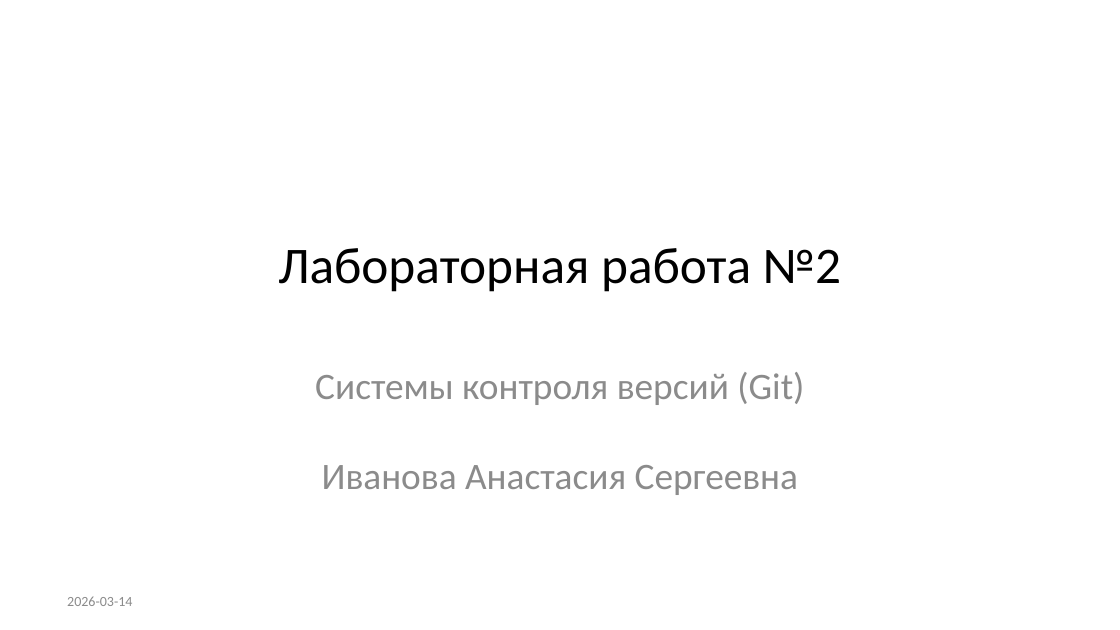
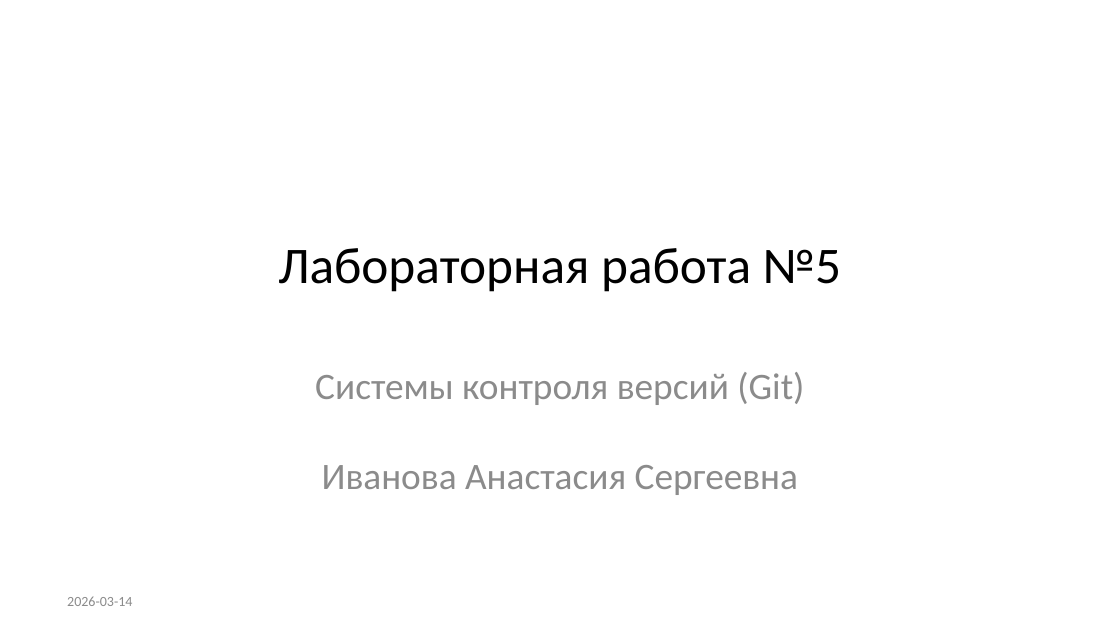
Before and after one commit to asivanova1/study_2025-2026_os-intro, a slide deck: slide 1 of labs/lab05/presentation/output/os-intro-lab05-presentation.pptx. Drawn at 1120x630 pixels with LibreOffice and Linux fonts; fonts in the diff are those of the drawing. Boxes give left, top, right and bottom in pixels: in the first picture for what was removed or moved away, otherwise in the second. Text is boxed around its words. In the diff, an @@ line names an element or a change of style, - is before the commit and + after.

```diff
--- a/labs/lab05/presentation/output/os-intro-lab05-presentation.pptx
+++ b/labs/lab05/presentation/output/os-intro-lab05-presentation.pptx
@@ title at [278,248,842,292]: text changed @@
-Лабораторная работа №2
+Лабораторная работа №5
```
Also in this commit, not shown: 2 other files.
